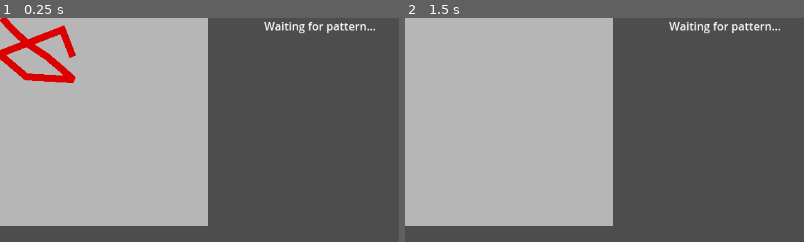
Above: before the commit, frames 1-2 (left to right).
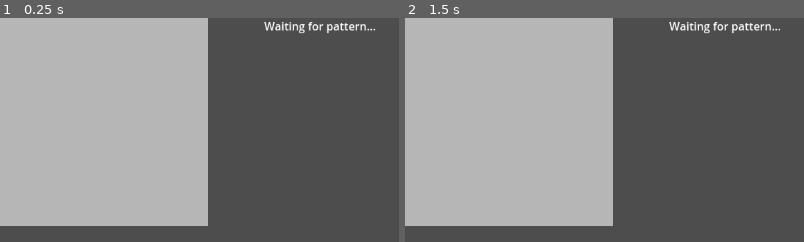
Above: after the commit, the same moments.

Repository: hhsaez/ld55
Game: Godot game, scene res://levels/duel/duel.tscn
Two runs of this game, one before a commit and one after it. Both use one fixed random seed, a clock stepped at 60 frames per second and the inputs below.
Inputs (mouse positions are % of the whole screen's width and height, from its top left):
- Up to frame 1 (0.25 s): no input
- Up to frame 2 (1.5 s): tap Enter at 0.5 s; move the mouse to (4, 8) at 0.52 s; click (4, 8) at 0.67 s; tap Space at 1.25 s; move the mouse to (13, 8) at 1.27 s; click (13, 8) at 1.42 s
The pictures show only the part of the screen within x 0-50%, y 0-50%; the shares and areas given below are measured in that part.

The runs differ from the first frame. In frame 1, 2.1% of the frame differs, in the area x 0-20%, y 0-30%; in frame 2, nothing differs.

Commit message:
Remove initial line

Diff:
--- a/entities/line/line.tscn
+++ b/entities/line/line.tscn
@@ -5,6 +5,5 @@
 [node name="Node2D" type="Node2D"]
 
 [node name="Line" type="Line2D" parent="."]
-points = PackedVector2Array(3, 0, 18, 17, 41, 38, 68, 56, 88, 73, 106, 89, 38, 85, -1, 52, 90, 17, 105, 56)
 default_color = Color(0.866667, 0, 0, 1)
 script = ExtResource("1_ukvop")
